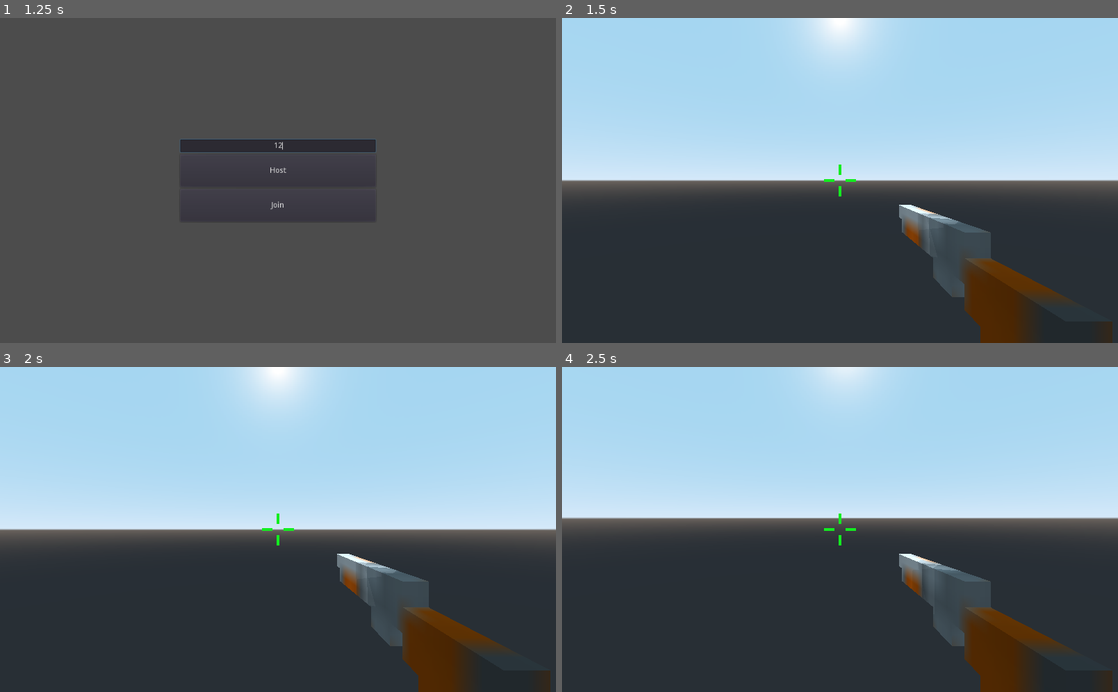
Above: before the commit, frames 1-4 (two rows, left to right).
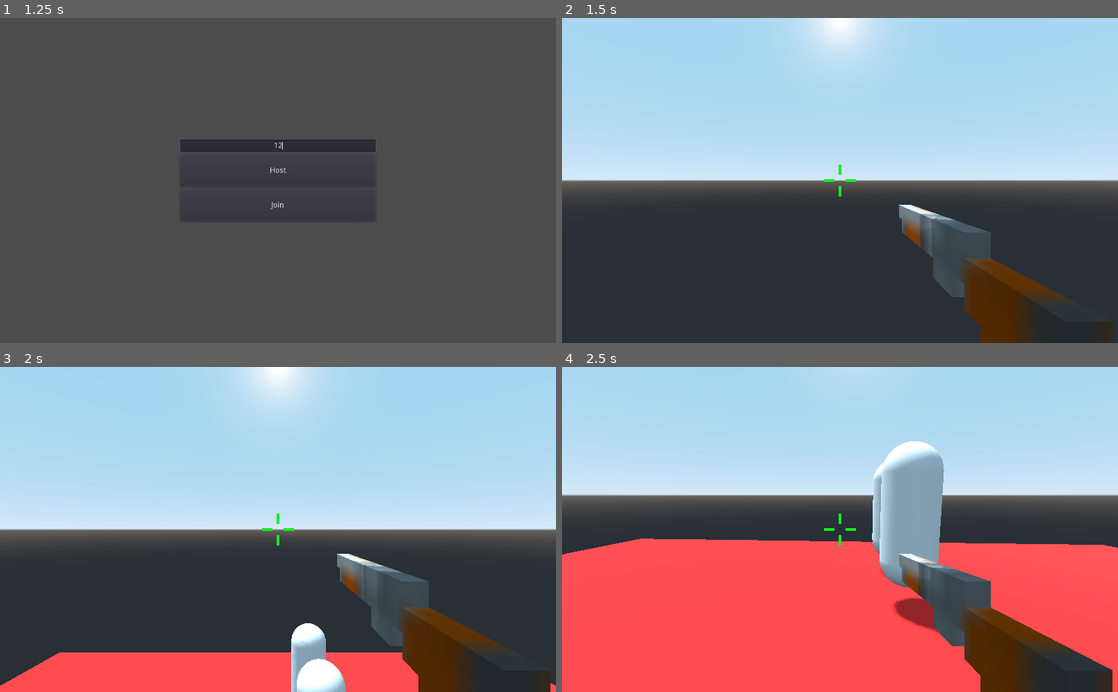
Above: after the commit, the same moments.

Repository: Joakimt04/Mannen-Offensive
Game: Godot game, scene res://Scenes/Testing/networkingtest.tscn
The game is run twice, just before and just after one commit, with the same random seed, the same clock (stepped at 60 frames per second) and the same inputs. This scene is started directly instead of the project's main scene.
Inputs (mouse positions are in pixels of both pictures, inside the frame that each line leads up to):
- Up to frame 1 (1.25 s): click (278, 144) at 0.52 s; type "12" at 0.6 s
- Up to frame 2 (1.5 s): click "Host" at 1.25 s
- Up to frame 3 (2 s): no input
- Up to frame 4 (2.5 s): tap Enter at 2 s; move the mouse to (834, 536) at 2.02 s; hold W (move_forward) from 2.03 s (still down); tap Space (jump) at 2.1, 2.27 s

Frame 1 is identical in both runs. In frame 2, less than 0.1% of the frame differs, in the area x 64-72%, y 60-64%; in frame 3, 9.1%; in frame 4, 52%, in the area x 0-100%, y 0-100%.

Commit message:
Fixed gravity in multiplayer and updated movement

Diff:
--- a/Scripts/Player/Player.gd
+++ b/Scripts/Player/Player.gd
@@ -2,20 +2,22 @@
 
 var damage = 10
 
-var speed = 10
-var h_acceleration = 6
-var air_acceleration = 1
-var normal_acceleration = 6
-var gravity = 20
-var jump = 10
-var full_contact = false
+var speed = 7
+const ACCEL_DEFAULT = 7
+const ACCEL_AIR = 1
+onready var accel = ACCEL_DEFAULT
+var gravity = 9.8
+var jump = 5
 
-var mouse_sensitivity = 0.1
+var cam_accel = 40
+var mouse_sensitivity = 0.3
+var snap
 
 var direction = Vector3()
-var h_velocity = Vector3()
+var velocity = Vector3()
+var gravity_vec = Vector3()
 var movement = Vector3()
-var gravity_vec = Vector3()
+
 
 var puppet_position = Vector3()
 var puppet_velocity = Vector3()
@@ -54,49 +56,53 @@
 		else:
 			anim_player.stop()
 
+func _process(delta):
+	#camera physics interpolation to reduce physics jitter on high refresh-rate monitors
+	if Engine.get_frames_per_second() > Engine.iterations_per_second:
+		camera.set_as_toplevel(true)
+		camera.global_transform.origin = camera.global_transform.origin.linear_interpolate(head.global_transform.origin, cam_accel * delta)
+		camera.rotation.y = rotation.y
+		camera.rotation.x = head.rotation.x
+	else:
+		camera.set_as_toplevel(false)
+		camera.global_transform = head.global_transform
+
 func _physics_process(delta):
-	#Gravirt should be applied to all things, no matter if you controll it or not
-	if not is_on_floor():
-		gravity_vec += Vector3.DOWN * gravity * delta
-		h_acceleration = air_acceleration
 
 	if is_network_master():
 		fire()
-		if Input.is_action_just_pressed("ui_cancel"): #Ifall man klickar esc så syns musen igen
+		if Input.is_action_just_pressed("ui_cancel"):
 			Input.set_mouse_mode(Input.MOUSE_MODE_VISIBLE)
-		direction = Vector3()
-		if ground_check.is_colliding():
-			full_contact = true
+
+		direction = Vector3.ZERO
+		var h_rot = global_transform.basis.get_euler().y
+		var f_input = Input.get_action_strength("move_backward") - Input.get_action_strength("move_forward")
+		var h_input = Input.get_action_strength("move_right") - Input.get_action_strength("move_left")
+		direction = Vector3(h_input, 0, f_input).rotated(Vector3.UP, h_rot).normalized()
+
+		#jumping and gravity
+		if is_on_floor():
+			snap = -get_floor_normal()
+			accel = ACCEL_DEFAULT
+			gravity_vec = Vector3.ZERO
 		else:
-			full_contact = false
-		if is_on_floor() and full_contact:
-			gravity_vec = -get_floor_normal() * gravity
-			h_acceleration = normal_acceleration
-		else:
-			gravity_vec = -get_floor_normal()
-			h_acceleration = normal_acceleration
+			snap = Vector3.DOWN
+			accel = ACCEL_AIR
+			gravity_vec += Vector3.DOWN * gravity * delta
 
-		if Input.is_action_just_pressed("jump") and (is_on_floor() or ground_check.is_colliding()):
+		if Input.is_action_just_pressed("jump") and is_on_floor():
+			snap = Vector3.ZERO
 			gravity_vec = Vector3.UP * jump
-		if Input.is_action_pressed("move_forward"):
-			direction -= transform.basis.z
-		elif Input.is_action_pressed("move_backward"):
-			direction += transform.basis.z
-		if Input.is_action_pressed("move_left"):
-			direction -= transform.basis.x
-		elif Input.is_action_pressed("move_right"):
-			direction += transform.basis.x
 
-		direction = direction.normalized()
-		h_velocity = h_velocity.linear_interpolate(direction * speed, h_acceleration * delta)
-		movement.z = h_velocity.z + gravity_vec.z
-		movement.x = h_velocity.x + gravity_vec.x
-		movement.y = gravity_vec.y
+		#make it move
+		velocity = velocity.linear_interpolate(direction * speed, accel * delta)
+		movement = velocity + gravity_vec
+		move_and_slide_with_snap(movement, snap, Vector3.UP)
 	else:
 		global_transform.origin = puppet_position
 
-		h_velocity.x = puppet_velocity.x
-		h_velocity.z = puppet_velocity.z
+		velocity.x = puppet_velocity.x
+		velocity.z = puppet_velocity.z
 
 		rotation.y = puppet_rotation.y
 		head.rotation.x = puppet_rotation.x
@@ -118,6 +124,6 @@
 func _on_NetworkTickRate_timeout():
 	if is_network_master():
 		#sends packet, packet loss is fine
-		rpc_unreliable("update_state", global_transform.origin, h_velocity, Vector2(head.rotation.x, rotation.y))
+		rpc_unreliable("update_state", global_transform.origin, velocity, Vector2(head.rotation.x, rotation.y))
 	else:
 		network_tick_rate.stop()
